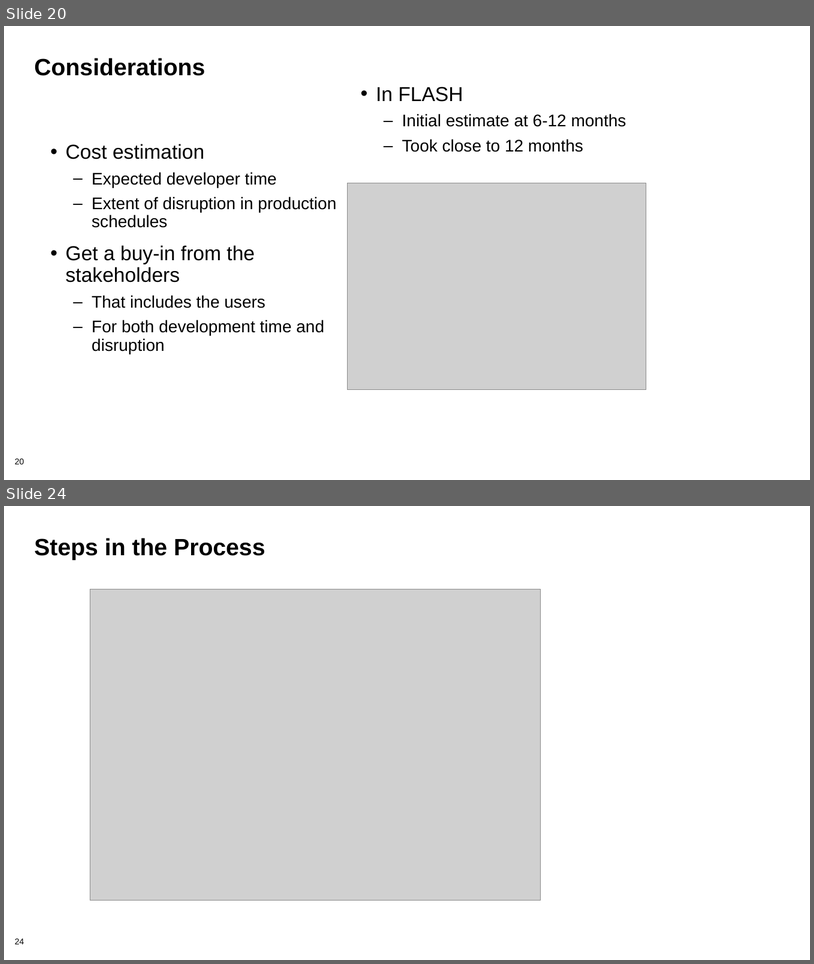
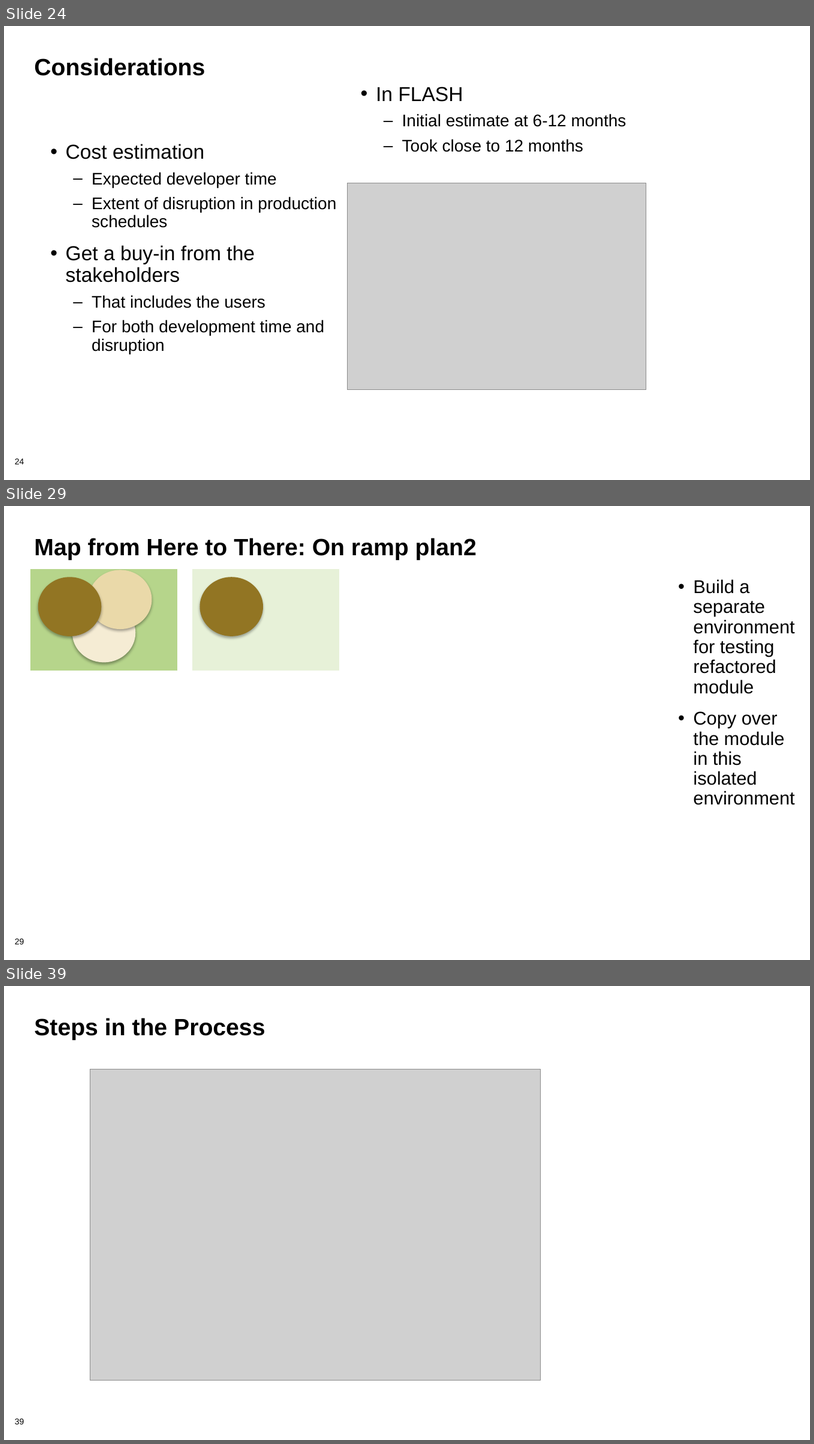
Before and after one commit to bssw-tutorial/presentations, a slide deck: refactoring.pptx. Shown one above the other, each under a label of ours: slides 20 and 24 before the commit, slides 24, 29 and 39 after it; the slides between them are not shown. The pictures are 814x964 and 814x1444 pixels, drawn with LibreOffice and Linux fonts; fonts in the diff are those of the drawing; grey boxes stand for pictures; background and template pictures are left out. Boxes give left, top, right and bottom in pixels: in the first picture for what was removed or moved away, otherwise in the second. Text is boxed around its words. In the diff, an @@ line names an element or a change of style, - is before the commit and + after.

```diff
--- a/refactoring.pptx
+++ b/refactoring.pptx
@@ slide 29 added at (4, 506, 810, 960), background #FFFFFF; not listed: 1 template element that a slide beside it also shows @@
@@ title added at (34, 538, 477, 560), 28 pt, text #000000, bold @@
+Map from Here to There: On ramp plan2
@@ group added at (30, 569, 177, 671): 3 ellipses, 1 rectangle @@
@@ rectangle added at (192, 568, 340, 670), fill #E7F1D8, outline #FFFFFF 0.75 pt @@
@@ ellipse added at (200, 577, 264, 636), fill #927523 @@
@@ text added at (693, 579, 795, 805), 22 pt, text #000000 @@
+• Build a separate environment for testing refactored module
+• Copy over the module in this isolated environment
@@ what was slide 20 is now slide 24 @@
@@ page number at (15, 458, 24, 464): text changed @@
-20
+24
@@ what was slide 24 is now slide 39 @@
@@ page number at (15, 1418, 24, 1424): text changed @@
-24
+39
```
Also in this commit, not shown: 8 slides changed, 14 other slides added.
